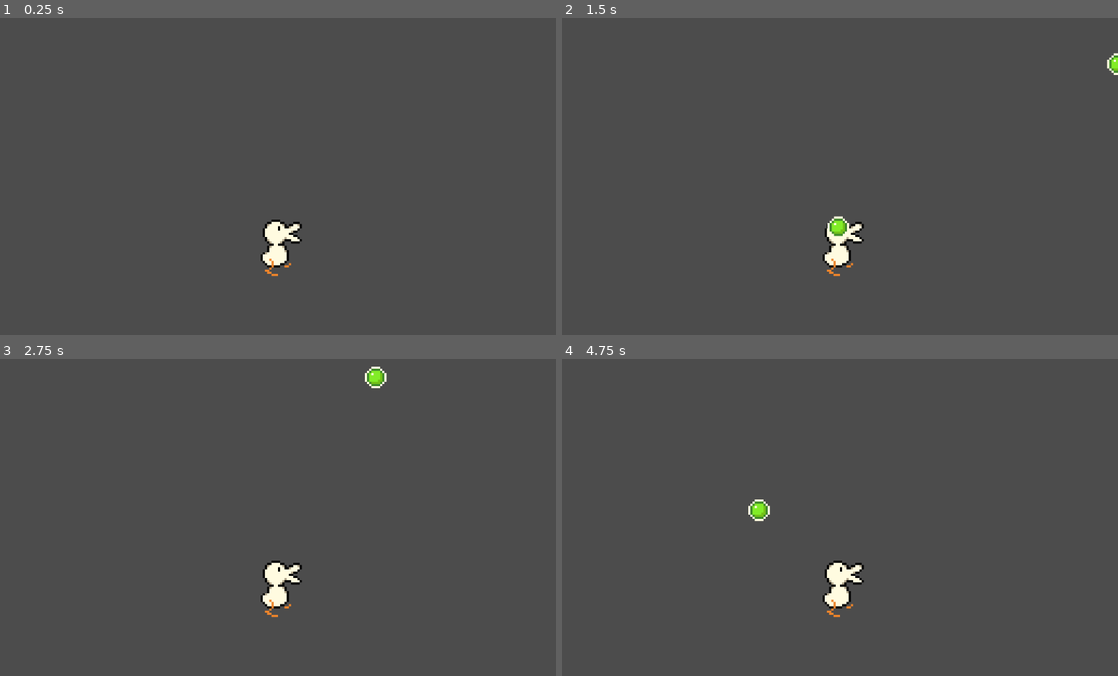
Above: before the commit, frames 1-4 (two rows, left to right).
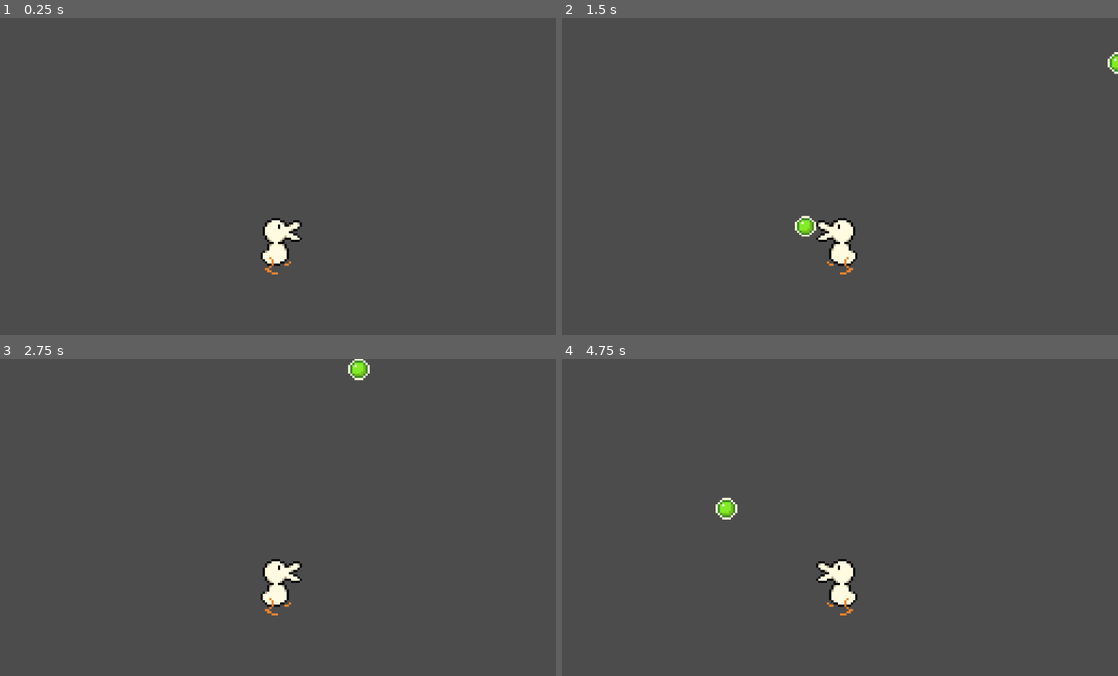
Above: after the commit, the same moments.

Repository: OwlBag/peanor
Game: Godot game, scene res://scenes/main.tscn
Two runs of this game, one before a commit and one after it. Both use one fixed random seed, a clock stepped at 60 frames per second and the inputs below.
Inputs (mouse positions are in pixels of both pictures, inside the frame that each line leads up to):
- Up to frame 1 (0.25 s): no input
- Up to frame 2 (1.5 s): tap Enter at 0.5 s; move the mouse to (962, 163) at 0.52 s; click (962, 163) at 0.67 s; move the mouse to (728, 195) at 1.27 s; click (728, 195) at 1.42 s
- Up to frame 3 (2.75 s): move the mouse to (333, 450) at 2.02 s; click (333, 450) at 2.17 s
- Up to frame 4 (4.75 s): move the mouse to (812, 587) at 2.77 s; click (812, 587) at 2.92 s; move the mouse to (1006, 571) at 3.52 s; click (1006, 571) at 3.67 s; move the mouse to (673, 473) at 4.27 s; click (673, 473) at 4.42 s

The runs differ from the first frame. In frame 1, 0.4% of the frame differs, in the area x 46-55%, y 63-82%; in frame 2, 1.0%; in frame 3, 0.8%; in frame 4, 1.1%, in the area x 27-55%, y 43-82%.

Commit message:
add sounds and other stuff :D

Diff:
--- a/scenes/main.tscn
+++ b/scenes/main.tscn
@@ -1,17 +1,33 @@
-[gd_scene load_steps=3 format=2]
+[gd_scene load_steps=7 format=2]
 
 [ext_resource path="res://assets/sprites/peanor/peanor.png" type="Texture" id=1]
 [ext_resource path="res://scripts/player.gd" type="Script" id=2]
+[ext_resource path="res://assets/sounds/peanor/fire.wav" type="AudioStream" id=3]
+[ext_resource path="res://assets/sounds/peanor/machinegun.wav" type="AudioStream" id=4]
+
+[sub_resource type="AudioStreamRandomPitch" id=1]
+audio_stream = ExtResource( 3 )
+
+[sub_resource type="AudioStreamRandomPitch" id=2]
+audio_stream = ExtResource( 4 )
+random_pitch = 1.08
 
 [node name="Node2D" type="Node2D"]
 
-[node name="Peanor" type="Sprite" parent="."]
+[node name="Peanor" type="Node2D" parent="."]
 position = Vector2( 512, 417 )
 scale = Vector2( 4, 4 )
-texture = ExtResource( 1 )
 script = ExtResource( 2 )
 
 [node name="Camera2D" type="Camera2D" parent="Peanor"]
 position = Vector2( 0, -30 )
 scale = Vector2( 0.25, 0.25 )
-current = true
+
+[node name="PeaSound" type="AudioStreamPlayer" parent="Peanor"]
+stream = SubResource( 1 )
+
+[node name="PeanorSprite" type="Sprite" parent="Peanor"]
+texture = ExtResource( 1 )
+
+[node name="GunSound" type="AudioStreamPlayer" parent="Peanor"]
+stream = SubResource( 2 )
--- a/scenes/pea.tscn
+++ b/scenes/pea.tscn
@@ -1,7 +1,7 @@
 [gd_scene load_steps=3 format=2]
 
 [ext_resource path="res://assets/sprites/peanor/pea.png" type="Texture" id=1]
-[ext_resource path="res://scenes/pea.gd" type="Script" id=2]
+[ext_resource path="res://scripts/pea.gd" type="Script" id=2]
 
 [node name="Pea" type="Node2D"]
 script = ExtResource( 2 )
--- a/scenes/pea.gd
+++ b/scripts/pea.gd
@@ -20,6 +20,9 @@
 
 func init(initialPosition):
 	global_position = initialPosition
+	scale = Vector2(0.2, 0.2)
+	var tween = create_tween().set_trans(Tween.TRANS_BACK).set_ease(Tween.EASE_OUT)
+	tween.tween_property(self, "scale", Vector2(1, 1), 0.2)
 
 func setVelocity(newSpeed, newDirection):
 	speed = newSpeed;
--- a/scripts/player.gd
+++ b/scripts/player.gd
@@ -1,18 +1,30 @@
-extends Sprite
+extends Node2D
 
 var mousePos = Vector2(0, 0)
 
 var firing = false
-var fireDelay = 5;
+var fireDelay = 10;
 var fireCountdown = 0;
 
 var fireOffset = Vector2(30, -20);
 
 var peaScene = preload("res://scenes/pea.tscn")
 
+onready var peaSoundPlayer = $PeaSound
+onready var gunSoundPlayer = $GunSound
+
+onready var mySprite = $PeanorSprite
+
+enum {FIREMODE_NORMAL, FIREMODE_RAPID}
+
+var fireMode = FIREMODE_NORMAL
+
+var spreadRng = RandomNumberGenerator.new()
+
 # Called when the node enters the scene tree for the first time.
 func _ready():
 	mousePos = get_global_mouse_position()
+	spreadRng.randomize()
 
 
 # Called every frame. 'delta' is the elapsed time since the previous frame.
@@ -29,6 +41,13 @@
 	match event.get_class():
 		"InputEventMouseMotion":
 			mousePos = event.position
+			if mousePos.x < position.x:
+				mySprite.scale.x = -1
+				fireOffset.x = -30
+			else:
+				mySprite.scale.x = 1
+				fireOffset.x = 30
+
 		"InputEventMouseButton":
 			if event.pressed:
 				firing = true
@@ -42,7 +61,16 @@
 	var pea = peaScene.instance()
 	add_child(pea)
 
-	var fireVector = (positionTowards - positionFrom).normalized();
+	if fireMode == FIREMODE_NORMAL:
+		peaSoundPlayer.play()
+	elif fireMode == FIREMODE_RAPID:
+		gunSoundPlayer.play()
+
+	var spread = 0
+
+	var fireVector = (positionTowards - (positionFrom + fireOffset)).normalized();
+	fireVector += Vector2(spreadRng.randf_range(-spread, spread), spreadRng.randf_range(-spread, spread))
+	fireVector = fireVector.normalized();
 
 	pea.init(positionFrom + fireOffset);
 	pea.setVelocity(speed, fireVector);
Not shown, added: assets/sounds/peanor/fire.wav.import
Not shown, added: assets/sounds/peanor/machinegun.wav.import
Not shown, added: assets/sounds/peanor/fire.wav
Not shown, added: assets/sounds/peanor/machinegun.wav
